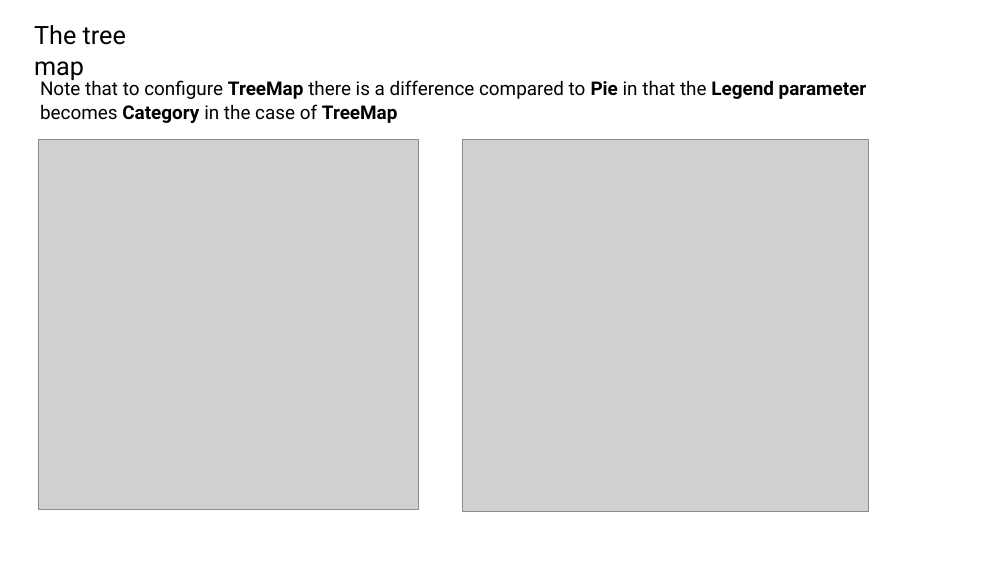
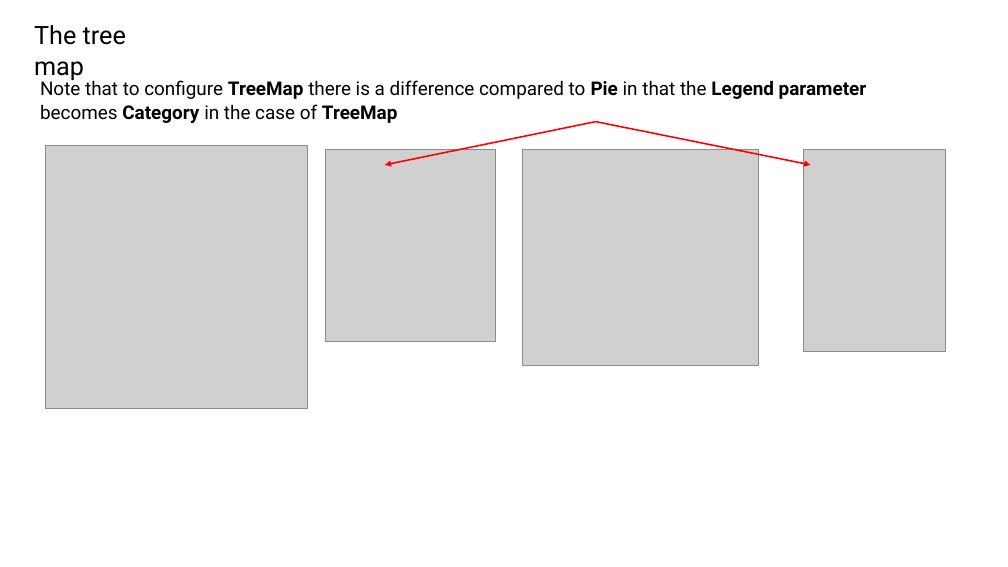
Before and after one commit to bejaouibechir/PowerBI, a slide deck: slide 3 of English/6.Visuals/7.The TreeMap.pptx. Drawn at 1008x567 pixels with LibreOffice and Linux fonts; fonts in the diff are those of the drawing; grey boxes stand for pictures. Boxes give left, top, right and bottom in pixels: in the first picture for what was removed or moved away, otherwise in the second. Text is boxed around its words. In the diff, an @@ line names an element or a change of style, - is before the commit and + after.

```diff
--- a/English/6.Visuals/7.The TreeMap.pptx
+++ b/English/6.Visuals/7.The TreeMap.pptx
@@ picture removed at bbox=[39, 139, 419, 510] @@
@@ picture added at bbox=[45, 145, 308, 409] @@
@@ arrow added from (596, 122) to (385, 165), #FF0000 1.5 pt @@
@@ picture removed at bbox=[462, 139, 869, 511] @@
@@ arrow added from (596, 122) to (811, 165), #FF0000 1.5 pt @@
@@ picture added at bbox=[325, 150, 496, 342] @@
@@ picture added at bbox=[523, 150, 758, 365] @@
@@ picture added at bbox=[804, 150, 946, 352] @@
```
Also in this commit, not shown: 3 other slides changed, 2 slides added, 15 other files.
